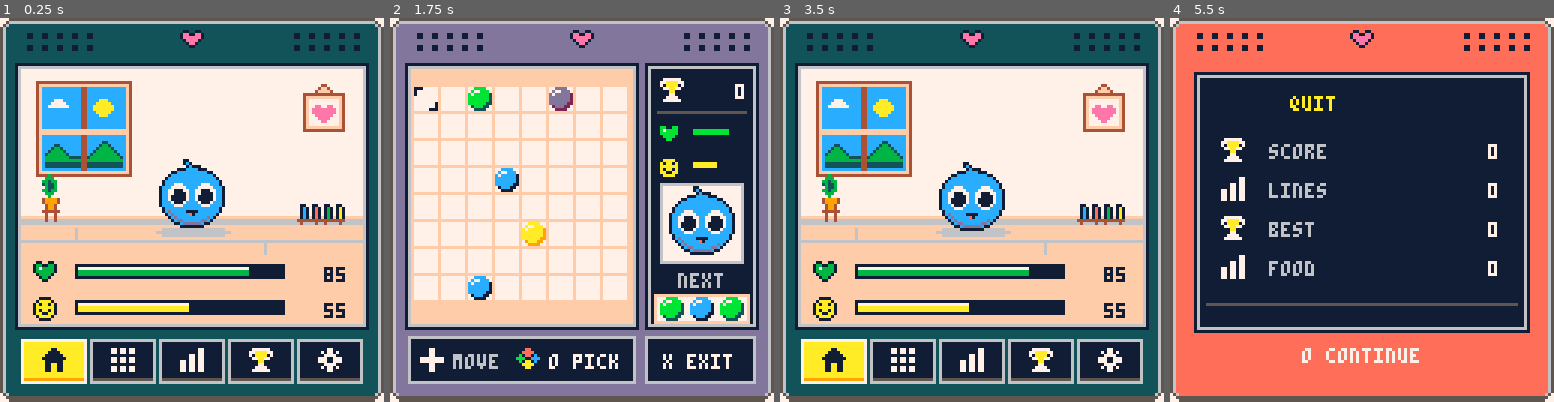
Above: before the commit, frames 1-4 (left to right).
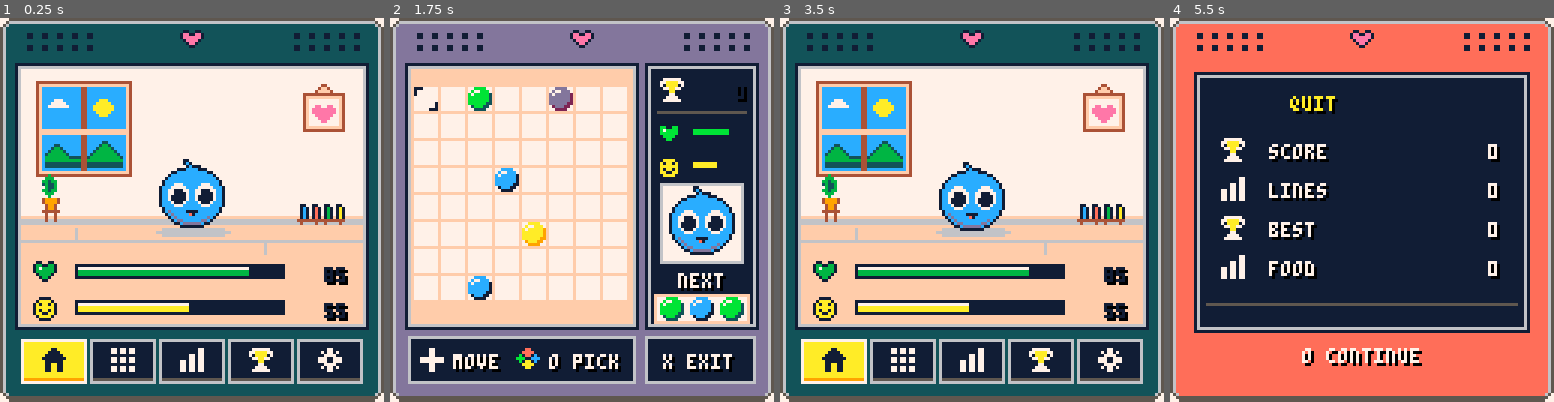
Above: after the commit, the same moments.

Repository: farrukh-mirzazade/LinesGotchi-PICO8
Game: PICO-8 cartridge carts/linesgotchi.p8
Same seed, same stepped clock (60 frames per second), same inputs: the game is played once before the commit and once after it.
Inputs:
- Up to frame 1 (0.25 s): no input
- Up to frame 2 (1.75 s): tap X (X key) at 0.33, 1.07 s; tap O (Z key) at 0.7, 1.7 s; hold Right from 1.6 s (still down)
- Up to frame 3 (3.5 s): tap X (X key) at 1.85, 2.97 s; release Right at 2.1 s; tap O (Z key) every 0.4 s from 2.1 to 3.3 s; hold Up 2.15-2.42 s; hold Right 2.47-3.03 s; hold Left from 3.08 s (still down)
- Up to frame 4 (5.5 s): release Left at 3.58 s; hold Down 3.63-3.97 s; tap O (Z key) every 0.4 s from 3.7 to 5.3 s; hold Right 4.02-4.68 s; tap X (X key) at 4.08, 5.2 s; hold Up 4.73-5.03 s; hold Left from 5.08 s (still down)

The runs differ from the first frame. In frame 1, 0.2% of the frame differs, in the area x 85-91%, y 65-79%; in frame 2, 1.4%; in frame 3, 0.2%; in frame 4, 2.7%, in the area x 25-86%, y 21-91%.

Commit message:
Improve in-game text readability with ui print helper

Diff:
--- a/carts/linesgotchi.p8
+++ b/carts/linesgotchi.p8
@@ -746,14 +746,19 @@
 
 function right_number(v,x,y,c)
  local txt=number_text(v)
- print(txt,x-#txt*4+1,y,c)
+ ui_print(txt,x-#txt*4+1,y,c)
+end
+
+function ui_print(txt,x,y,c)
+ print(txt,x+1,y+1,0)
+ print(txt,x,y,c)
 end
 
 function notice()
  if msg=="" then return end
  rectfill(9,90,118,101,1)
  rect(9,90,118,101,6)
- print(msg,64-#msg*2,94,10)
+ ui_print(msg,64-#msg*2,94,10)
 end
 
 function draw_pet_screen()
@@ -824,7 +829,7 @@
        ox+(sx-1)*cs+8,oy+(sy-1)*cs+8,10)
  end
  spr(67,90,20)
- right_number(score,118,22,7)
+ right_number(score,118,22,1)
  line(89,31,118,31,5)
  spr(80,89,35)
  draw_bar(100,36,17,4,full(),11)
@@ -832,7 +837,7 @@
  draw_bar(100,47,17,4,pet.happy,10)
  inner_screen(89,54,118,82,7)
  draw_pet_sprite(92,56,sel>0 and 4 or current_pet_state())
- print("next",96,85,6)
+ ui_print("next",96,85,7)
  -- One shared tray, equal 2px gaps and margins; no contact with the bezel.
  rectfill(88,92,119,101,15)
  rectfill(89,93,118,100,7)
@@ -842,16 +847,16 @@
  if hints_on then
   panel(6,106,81,121,1,6)
   spr(69,10,110)
-  print("move",21,112,6)
+  ui_print("move",21,112,7)
   spr(70,42,110)
-  print("o pick",53,112,7)
+  ui_print("o pick",53,112,7)
   panel(85,106,121,121,1,6)
-  print("x exit",91,112,7)
+  ui_print("x exit",91,112,7)
  end
  if quit_confirm then
   inner_screen(10,43,117,73,1)
-  print("quit game?",44,50,7)
-  print("o yes    x no",38,62,10)
+  ui_print("quit game?",44,50,7)
+  ui_print("o yes    x no",38,62,10)
  else
   notice()
  end
@@ -874,17 +879,17 @@
  inner_screen(5,15,86,103,1)
  inner_screen(8,18,37,46,7)
  draw_pet_sprite(11,20,current_pet_state())
- print("lv "..pet.level,42,21,7)
+ ui_print("lv "..pet.level,42,21,7)
  draw_bar(42,30,38,4,pet.exp/pet.max_exp*100,14)
- print(number_text(pet.exp).."/"..number_text(pet.max_exp),42,38,6)
- print(pet_stage(),42,46,14)
+ ui_print(number_text(pet.exp).."/"..number_text(pet.max_exp),42,38,10)
+ ui_print(pet_stage(),42,46,14)
  local vals={full(),pet.happy,total_lines,games_played}
  local labels={"full","mood","lines","games"}
  local cols={11,10,14,12}
  for i=1,4 do
   local y=53+(i-1)*12
   spr(79+i,10,y)
-  print(labels[i],22,y+2,cols[i])
+  ui_print(labels[i],22,y+2,cols[i])
   right_number(vals[i],80,y+2,7)
  end
  inner_screen(89,15,122,42,1)
@@ -893,10 +898,11 @@
  right_number(pet.tomatoes,117,31,7)
  panel(89,46,122,73,1,stats_i==1 and 10 or 6)
  spr(85,102,50)
- print(pet.toilet_ok and "clean" or "use",96,63,12)
+ local toilet_col = stats_i==1 and 1 or 12
+ ui_print(pet.toilet_ok and "clean" or "use",96,63,toilet_col)
  panel(89,77,122,103,1,stats_i==2 and 10 or 6)
  spr(86,101,82)
- print((pet.sleeping_t>0 and "+" or "")..pet.energy.."%",96,95,10)
+ ui_print((pet.sleeping_t>0 and "+" or "")..pet.energy.."%",96,95,10)
  notice()
  draw_nav(menu_i)
 end
@@ -907,14 +913,14 @@
  -- Decorative category strip; only local saved records are displayed.
  panel(8,18,43,29,8,6)
  spr(67,22,20)
- print("local records",51,22,7)
+ ui_print("local records",51,22,7)
  local labels={"best","games","lines","longest"}
  local values={hi_score,games_played,total_lines,best_line}
  local icons={67,65,82,83}
  for i=1,4 do
   local y=35+(i-1)*14
   spr(icons[i],11,y)
-  print(labels[i],25,y+2,7)
+  ui_print(labels[i],25,y+2,7)
   right_number(values[i],115,y+2,i==1 and 10 or 7)
   line(10,y+11,117,y+11,5)
  end
@@ -924,37 +930,37 @@
 function draw_settings_screen()
  device_bezel(13)
  inner_screen(5,15,122,103,1)
- print("settings",12,22,7)
+ ui_print("settings",12,22,7)
  line(9,31,118,31,5)
  for i=1,2 do
   local y=39+(i-1)*23
   local on=i==1 and sound_on or i==2 and hints_on
   if settings_i==i then rect(9,y-4,118,y+13,10) end
   spr(i==1 and 68 or 69,13,y)
-  print(i==1 and "sound" or "hints",27,y+2,7)
+  ui_print(i==1 and "sound" or "hints",27,y+2,7)
   rectfill(95,y,112,y+7,on and 3 or 5)
   rectfill(on and 105 or 96,y+1,on and 111 or 102,y+6,7)
  end
  spr(84,13,88)
- print("saved locally",27,90,6)
+ ui_print("saved locally",27,90,7)
  draw_nav(menu_i)
 end
 
 function draw_result_screen()
  device_bezel(8)
  inner_screen(8,18,119,104,1)
- print(new_best and "new record!" or result_reason,40,26,10)
+ ui_print(new_best and "new record!" or result_reason,40,26,10)
  local labels={"score","lines","best","food"}
  local values={score,session_lines,session_best,
                result_reason=="quit" and 0 or flr(session_lines/4)}
  for i=1,4 do
   local y=40+(i-1)*13
   spr(66+i%2,17,y)
-  print(labels[i],33,y+2,6)
+  ui_print(labels[i],33,y+2,7)
   right_number(values[i],109,y+2,7)
  end
  line(12,95,115,95,5)
- print("o continue",44,110,7)
+ ui_print("o continue",44,110,7)
 end
 
 function draw_nav(active)
Not shown, changed: docs/10_DEVELOPMENT_LOG.md
